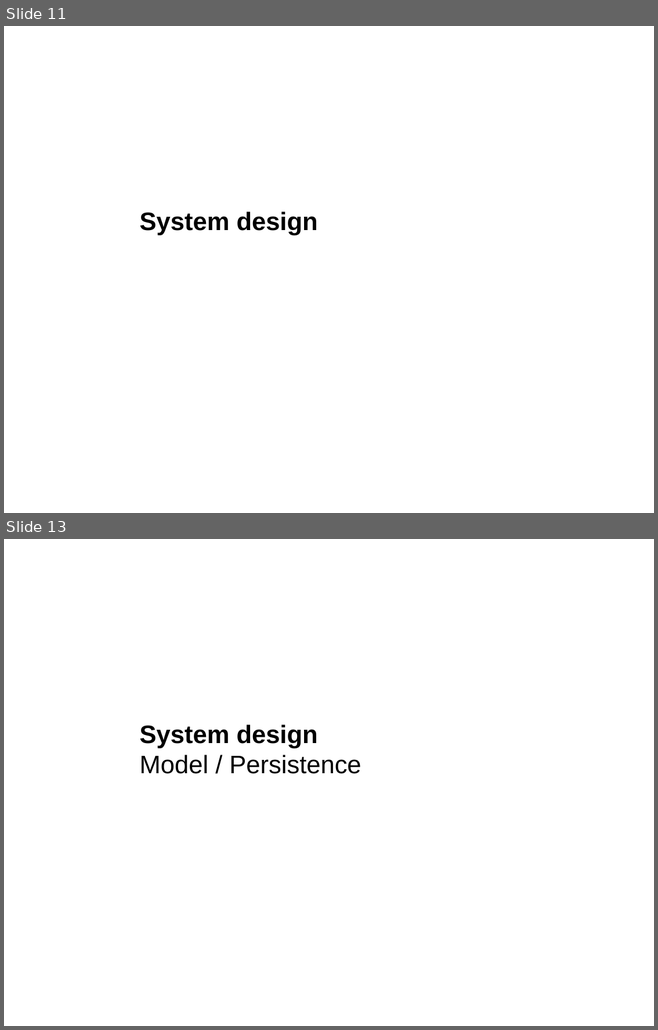
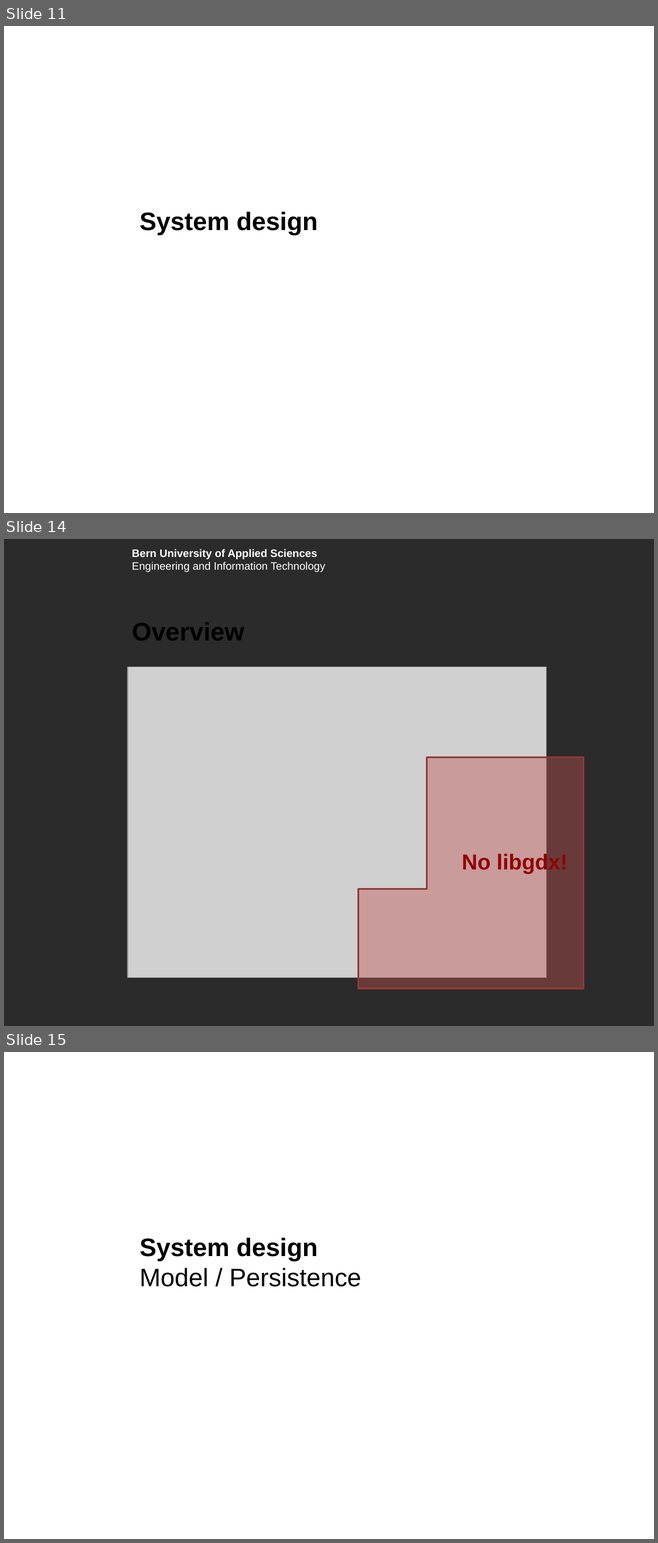
Before and after one commit to boskoop/comet-pinball, a slide deck: doc/presentation/presentation.pptx. Shown one above the other, each under a label of ours: slides 11 and 13 before the commit, slides 11, 14 and 15 after it; the slides between them are not shown. The pictures are 658x1030 and 658x1543 pixels, drawn with LibreOffice and Linux fonts; fonts in the diff are those of the drawing; grey boxes stand for pictures; background and template pictures are left out; a plain dark background stands for a picture behind light text. Boxes give left, top, right and bottom in pixels: in the first picture for what was removed or moved away, otherwise in the second. Text is boxed around its words. In the diff, an @@ line names an element or a change of style, - is before the commit and + after.

```diff
--- a/doc/presentation/presentation.pptx
+++ b/doc/presentation/presentation.pptx
@@ slide 14 added at (x1=4, y1=539, x2=654, y2=1026), background picture (left out) @@
@@ text added at (x1=132, y1=549, x2=325, y2=572), 12 pt, text #FFFFFF @@
+Bern University of Applied Sciences
+Engineering and Information Technology
@@ title added at (x1=132, y1=623, x2=244, y2=641), 28 pt, text #000000, bold @@
+Overview
@@ picture added at (x1=128, y1=667, x2=546, y2=978) @@
@@ corner added at (x1=358, y1=757, x2=583, y2=988), fill #C0504D at 41% opacity, outline #8E3B39 2 pt @@
@@ text added at (x1=462, y1=852, x2=567, y2=874), 24 pt, text #920101, bold @@
+No libgdx!
@@ what was slide 13 is now slide 15 @@
```
Also in this commit, not shown: 1 slide changed, 2 other slides added.
